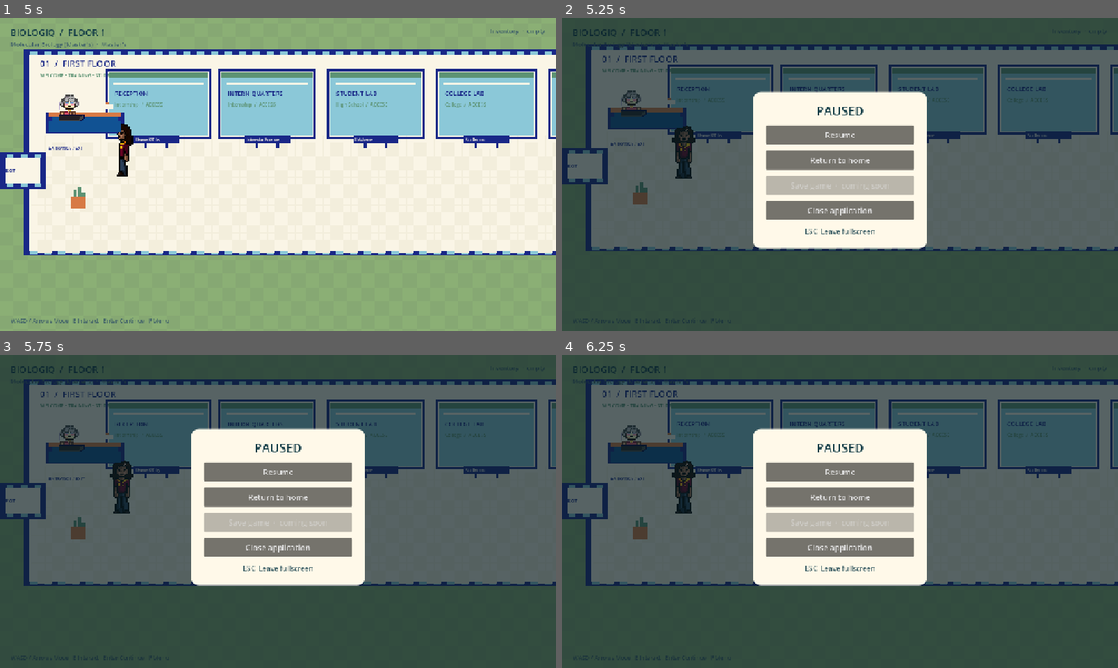
Above: before the commit, frames 1-4 (two rows, left to right).
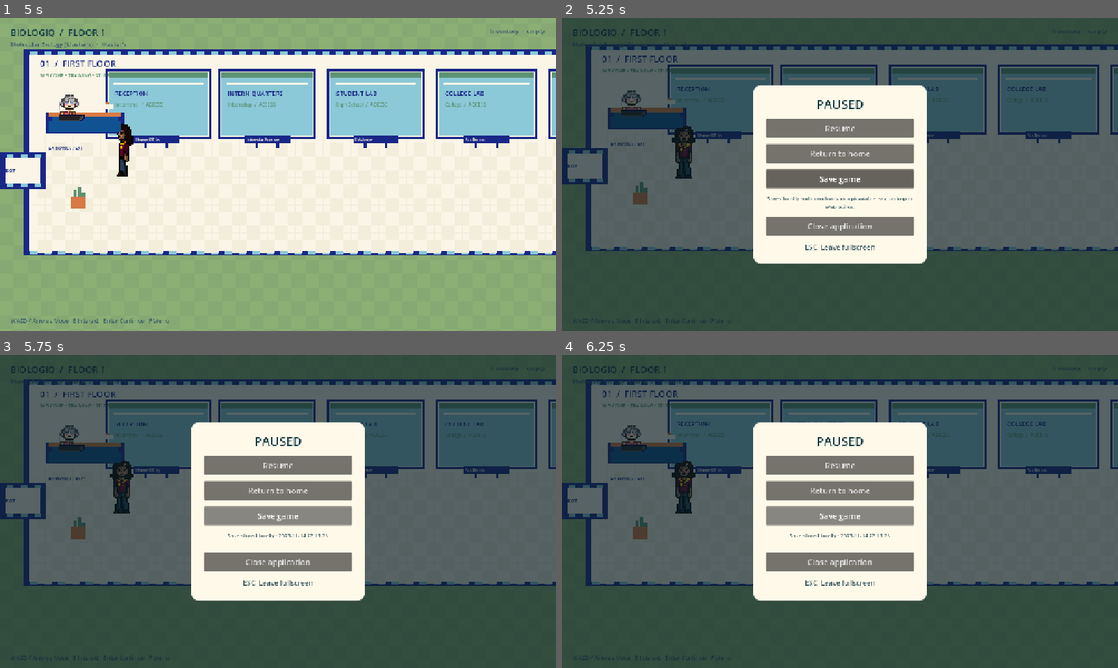
Above: after the commit, the same moments.

Repository: ashrithmedaa/Biologiq
Game: Godot game, scene res://Scenes/main_map.tscn
Same seed, same stepped clock (60 frames per second), same inputs: the game is played once before the commit and once after it. This scene is started directly instead of the project's main scene.
Inputs (mouse positions are in pixels of both pictures, inside the frame that each line leads up to):
- Up to frame 1 (5 s): tap Enter at 0.5, 2, 2.1, 3.5 s; move the mouse to (400, 158) at 0.52 s; hold D (move_right) 0.53-1.25 s; tap E at 0.6, 2.3, 2.75, 3.8 s; click (400, 158) at 0.67 s; tap Space at 1.25 s; drag from (166, 190) to (250, 237) at 1.27 s; move the mouse to (333, 105) at 2.02 s; hold D (move_right) 2.03-2.75 s; click (333, 105) at 2.17 s; drag from (250, 237) to (111, 127) at 2.77 s; move the mouse to (444, 221) at 3.52 s; hold A (move_left) 3.53-4.25 s; tap 1 at 3.6 s; click (444, 221) at 3.67 s; tap Escape at 4.15 s; drag from (111, 127) to (194, 96) at 4.27 s
- Up to frame 2 (5.25 s): tap Space at 5 s; move the mouse to (867, 174) at 5.02 s; hold S (move_down) from 5.03 s (still down); tap F at 5.1 s; click (867, 174) at 5.17 s
- Up to frame 3 (5.75 s): keep holding S (move_down); tap E at 5.3 s
- Up to frame 4 (6.25 s): release S (move_down) at 5.75 s; click (840, 514) at 5.75 s, where only the run after the commit has a clickable "Save game"

Frame 1 is identical in both runs. In frame 2, 10% of the frame differs, in the area x 34-66%, y 21-79%; in frame 3, 9.7%; in frame 4, 9.7%.

Commit message:
Web Export
Fully functioning web export(Local Host tested) Save system fully operational and tested.

Diff:
--- a/biologiq/Scripts/main_map.gd
+++ b/biologiq/Scripts/main_map.gd
@@ -18,6 +18,7 @@
 var inventory_label: Label
 var floor_title: Label
 var menu_layer: CanvasLayer
+var menu_status_label: Label
 var dialogue_lines: Array[String] = []
 var dialogue_choices: Array[String] = []
 var choice_actions: Array[String] = []
@@ -41,9 +42,13 @@
 	_build_characters()
 	var save_manager := get_node_or_null("/root/SaveManager")
 	if save_manager != null:
+		save_manager.register_state_provider(self)
+		restore_save_state(save_manager.get_save_state())
 		player.position = save_manager.take_room_return_position(player.position)
 	_build_hud()
 	_build_menu()
+	if save_manager != null:
+		save_manager.status_changed.connect(_on_save_status_changed)
 	_update_player_animation(false)
 
 
@@ -135,6 +140,28 @@
 	player_program = str(saved.get("degree_program", player_program))
 	player_status = str(saved.get("degree_status", player_status))
 	inventory.assign(saved.get("inventory", []))
+
+
+func capture_save_state() -> Dictionary:
+	var manager := get_node_or_null("/root/SaveManager")
+	var state: Dictionary = manager.get_save_state() if manager != null else {}
+	var player_data: Dictionary = state.get("player", {}) if state.get("player", {}) is Dictionary else {}
+	player_data["position"] = player.global_position if is_instance_valid(player) else Vector2.ZERO
+	state["player"] = player_data
+	state["degree_program"] = player_program
+	state["degree_status"] = player_status
+	state["inventory"] = inventory.duplicate()
+	return state
+
+
+func restore_save_state(data: Dictionary) -> void:
+	player_program = str(data.get("degree_program", player_program))
+	player_status = str(data.get("degree_status", player_status))
+	inventory.assign(data.get("inventory", []))
+	var player_data: Dictionary = data.get("player", {}) if data.get("player", {}) is Dictionary else {}
+	var saved_position: Variant = player_data.get("position", Vector2.ZERO)
+	if is_instance_valid(player) and saved_position is Vector2 and saved_position != Vector2.ZERO:
+		player.global_position = saved_position
 
 
 func _build_map() -> void:
@@ -368,8 +395,8 @@
 	shade.set_anchors_and_offsets_preset(Control.PRESET_FULL_RECT)
 	menu_layer.add_child(shade)
 	var card := PanelContainer.new()
-	card.position = Vector2(440, 170)
-	card.size = Vector2(400, 360)
+	card.position = Vector2(440, 155)
+	card.size = Vector2(400, 410)
 	var card_style := StyleBoxFlat.new()
 	card_style.bg_color = Color("#fff9e9")
 	card_style.set_corner_radius_all(18)
@@ -392,8 +419,17 @@
 	resume.pressed.connect(_close_menu)
 	var home := _menu_button("Home", "Return to home", column)
 	home.pressed.connect(func(): get_tree().change_scene_to_file("res://Scenes/main.tscn"))
-	var save := _menu_button("Save", "Save game  ·  coming soon", column)
-	save.disabled = true
+	var save := _menu_button("Save", "Save game", column)
+	save.pressed.connect(_on_save_pressed)
+	menu_status_label = Label.new()
+	menu_status_label.name = "SaveStatus"
+	menu_status_label.text = "Saves locally and downloads an uploadable .sav backup in Web builds."
+	menu_status_label.autowrap_mode = TextServer.AUTOWRAP_WORD_SMART
+	menu_status_label.custom_minimum_size = Vector2(320, 34)
+	menu_status_label.horizontal_alignment = HORIZONTAL_ALIGNMENT_CENTER
+	menu_status_label.add_theme_color_override("font_color", Color("#42636a"))
+	menu_status_label.add_theme_font_size_override("font_size", 12)
+	column.add_child(menu_status_label)
 	var quit := _menu_button("Quit", "Close application", column)
 	quit.pressed.connect(func(): get_tree().quit())
 	var esc_hint := Label.new()
@@ -412,6 +448,24 @@
 	button.add_theme_font_size_override("font_size", 18)
 	parent.add_child(button)
 	return button
+
+
+func _on_save_pressed() -> void:
+	var manager := get_node_or_null("/root/SaveManager")
+	if manager == null:
+		_on_save_status_changed("Save failed: save storage is unavailable.", true)
+		return
+	if OS.has_feature("web"):
+		manager.export_save_to_file()
+	else:
+		manager.save_slot()
+
+
+func _on_save_status_changed(message: String, is_error: bool) -> void:
+	if menu_status_label == null:
+		return
+	menu_status_label.text = message
+	menu_status_label.add_theme_color_override("font_color", Color("#a14f46") if is_error else Color("#42636a"))
 
 
 func _interact() -> void:
Not shown, changed: biologiq/export_presets.cfg
Not shown, added: BiologiqWebExport V2/Biologiq.apple-touch-icon.png
Not shown, added: BiologiqWebExport V2/Biologiq.audio.position.worklet.js
Not shown, added: BiologiqWebExport V2/Biologiq.audio.worklet.js
Not shown, added: BiologiqWebExport V2/Biologiq.html
Not shown, added: BiologiqWebExport V2/Biologiq.icon.png
Not shown, added: BiologiqWebExport V2/Biologiq.js
Not shown, added: BiologiqWebExport V2/Biologiq.pck
Not shown, added: BiologiqWebExport V2/Biologiq.png
Not shown, added: BiologiqWebExport V2/Biologiq.wasm
Not shown, changed: biologiq/SAVE_SYSTEM_SETUP.md
